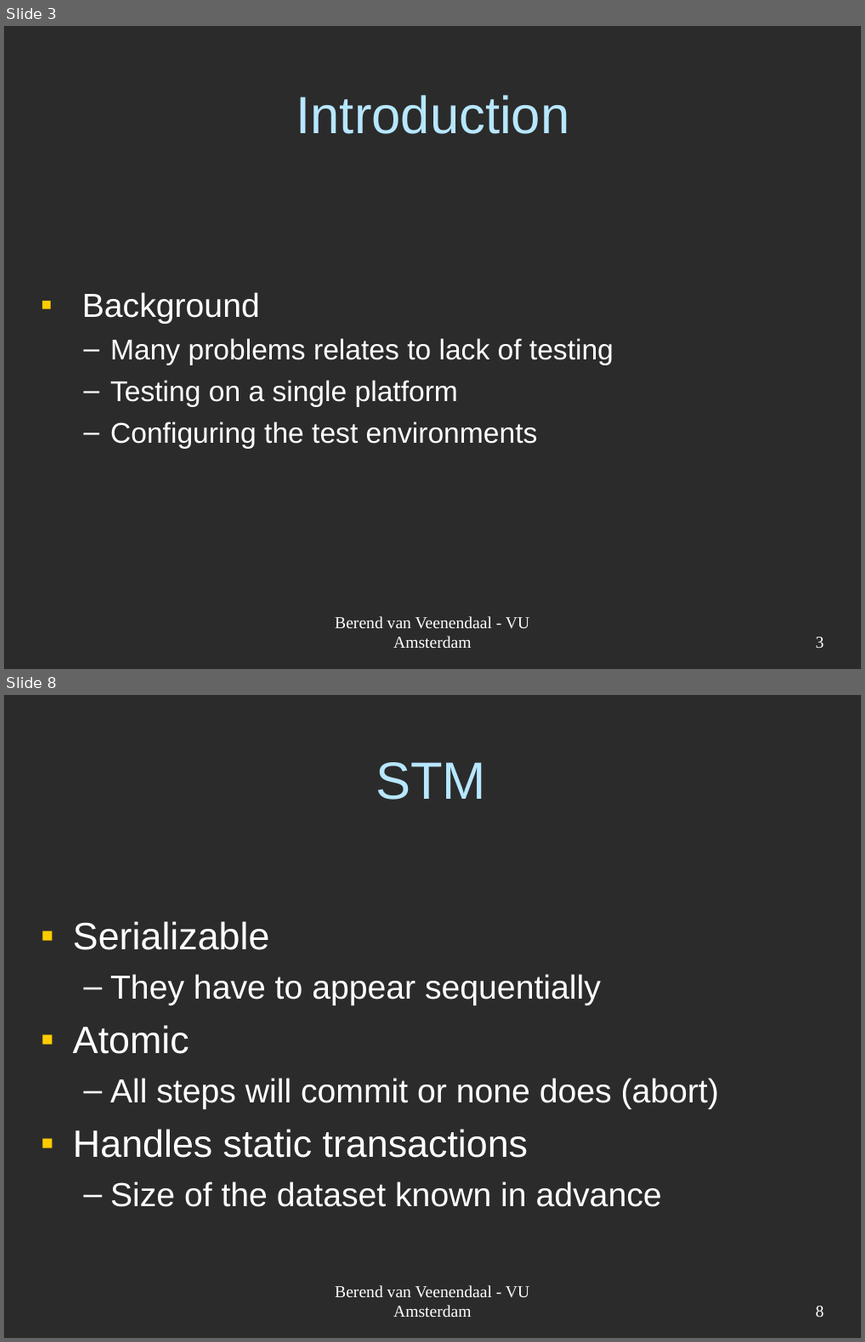
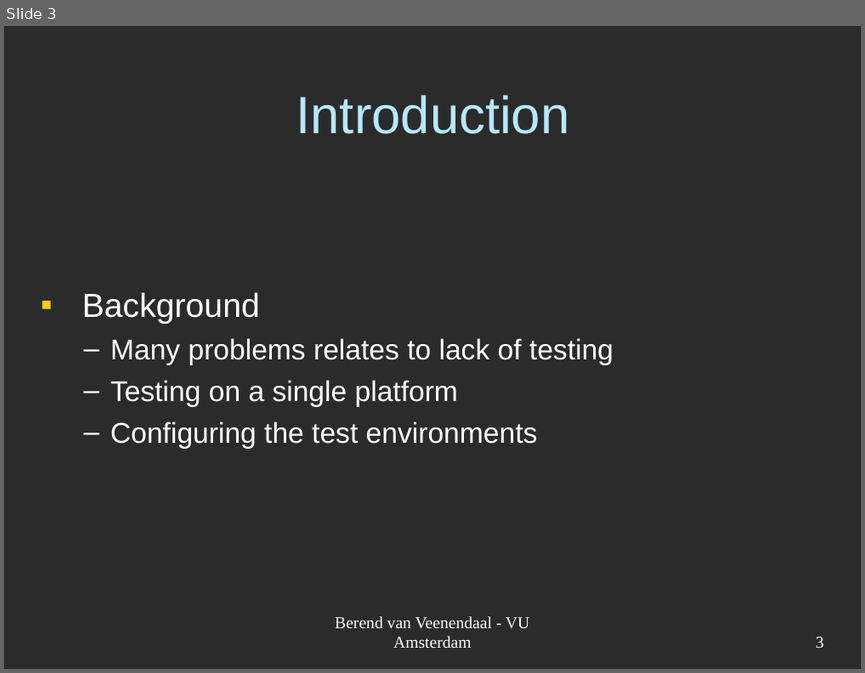
Before and after one commit to JungleComputing/codmon, a slide deck: doc/report/Codmon-VM.ppt. Shown one above the other, each under a label of ours: slides 3 and 8 before the commit, slide 3 after it; the slides between them are not shown. The pictures are 865x1342 and 865x673 pixels, drawn with LibreOffice and Linux fonts; fonts in the diff are those of the drawing; background and template pictures are left out; a plain dark background stands for a picture behind light text. Boxes give left, top, right and bottom in pixels: in the first picture for what was removed or moved away, otherwise in the second. Text is boxed around its words. In the diff, an @@ line names an element or a change of style, - is before the commit and + after.

```diff
--- a/doc/report/Codmon-VM.ppt
+++ b/doc/report/Codmon-VM.ppt
@@ slide 8 removed at <box>4,695,861,1338</box>, background picture (left out) @@
@@ title removed at <box>375,762,486,800</box> @@
-STM
@@ text removed at <box>73,921,719,1207</box> @@
-▪ Serializable
-  – They have to appear sequentially
-▪ Atomic
-  – All steps will commit or none does (abort)
-▪ Handles static transactions
-  – Size of the dataset known in advance
@@ text removed at <box>335,1285,529,1316</box> @@
-Berend van Veenendaal - VU Amsterdam
@@ page number removed at <box>816,1305,824,1316</box> @@
-8
```
Also in this commit, not shown: 2 slides changed, 4 slides added, 29 other slides removed.
